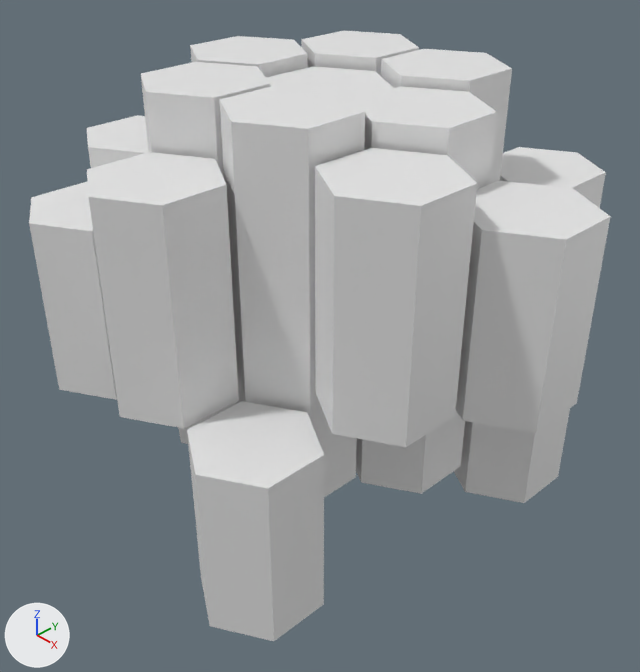
A saved change to the Blender file Level/Models/hexagonObject.blend.
Rendered twice from a 50 mm lens placed at (6.26, -6.0, 3.64), pointed at (0.23, -0.22, -1.35). Every picture has the same lights, and +X, +Y and +Z are marked at lower left.

Script lines for the objects in view, before the commit:
```python
me_cylinder_008 = bpy.data.meshes.new('Cylinder.008')
me_cylinder_008.from_pydata(...)  # 228 vertices, 152 faces; spans x -6.36..2.71, y -4.19..4.24, z -1.51..1.04
ob_cylinder_004 = bpy.data.objects.new('Cylinder.004', me_cylinder_008)
ob_cylinder_004.location = (1.33, -0.03, -0.55)
ob_cylinder_004.scale = (0.644, 0.644, 1.94)
```
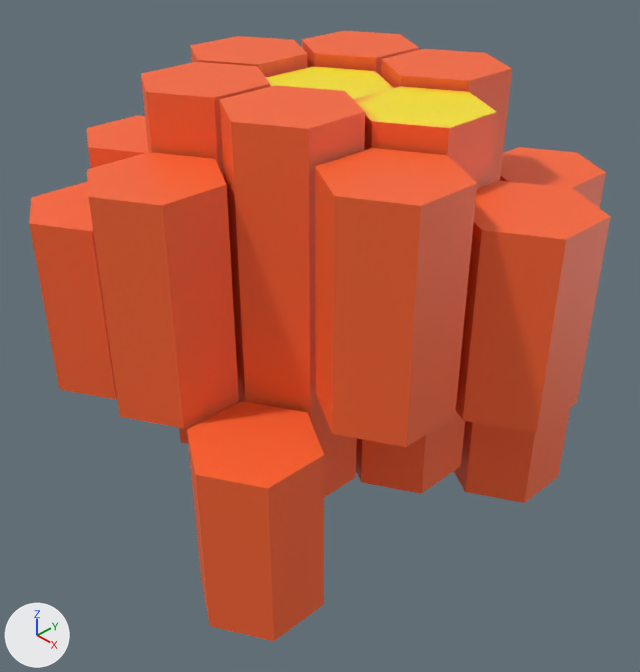
Changed parts and their boxes (x1, y1, x2, y2) in the pictures (640 x 672 px):
'Cylinder.004', recoloured (grey to orange)
    both: (29, 31, 611, 641)

Diff of the bpy script that builds the scene:
```diff
--- a/Level/Models/hexagonObject.blend.py
+++ b/Level/Models/hexagonObject.blend.py
@@ img_hex_obj_color @@
+img_hex_obj_color = load_image('hex_obj_color', 'hex_obj_color.png', 1024, 1024, 'sRGB')
@@ mat_材質 @@
+mat_材質 = principled_material('材質')
+mat_材質.texture = img_hex_obj_color
@@ me_cylinder_008 @@
 me_cylinder_008.from_pydata(...)  # 228 vertices, 152 faces; spans x -6.36..2.71, y -4.19..4.24, z -1.51..1.04
+me_cylinder_008.materials.append(mat_材質)  # picture img_hex_obj_color
```
